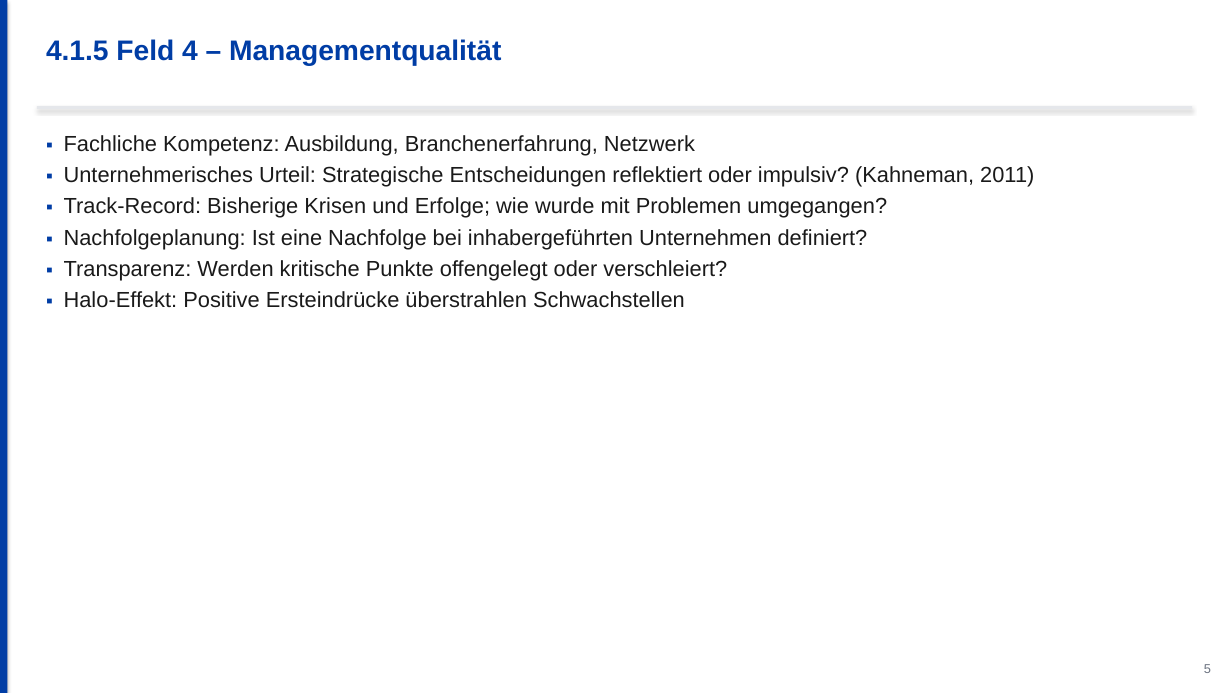
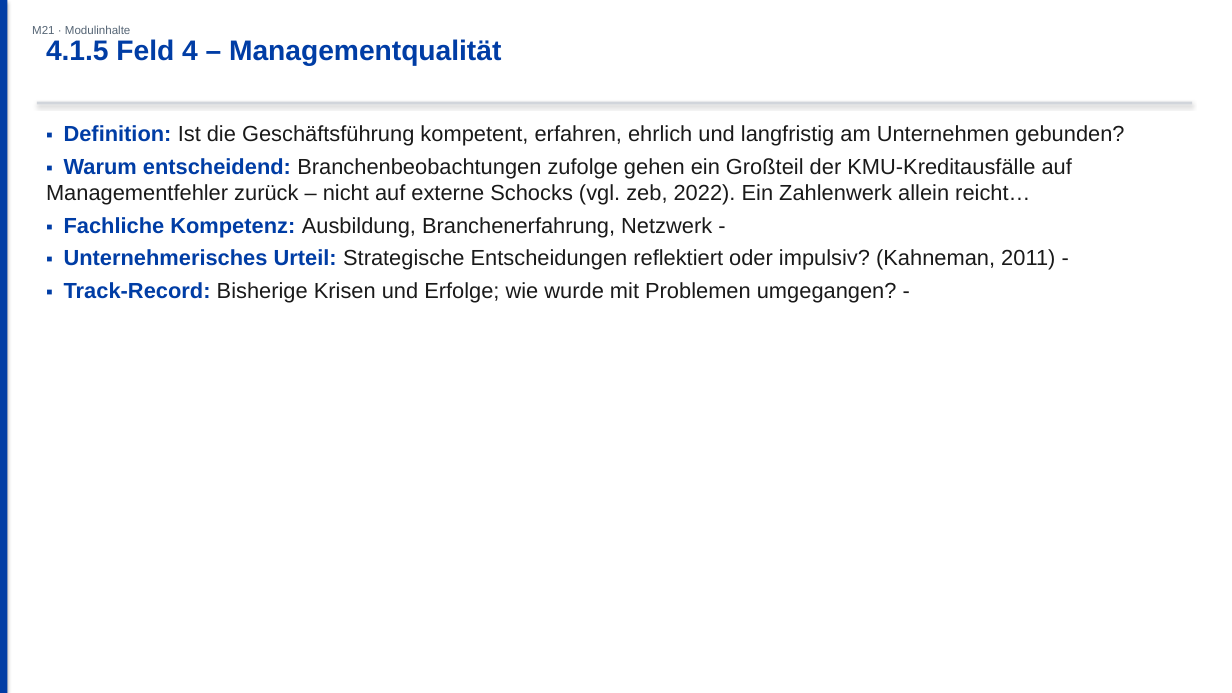
Before and after one commit to ck5rqc47pr-byte/firmenkundenakademie-online, a slide deck: slide 9 of public/downloads/praesentation/M21.pptx (slide 7 before the commit). Drawn at 1232x693 pixels with LibreOffice and Linux fonts; fonts in the diff are those of the drawing. Boxes give left, top, right and bottom in pixels: in the first picture for what was removed or moved away, otherwise in the second. Text is boxed around its words. In the diff, an @@ line names an element or a change of style, - is before the commit and + after.

```diff
--- a/public/downloads/praesentation/M21.pptx
+++ b/public/downloads/praesentation/M21.pptx
@@ text added at <box>32,25,131,34</box>, 9 pt, text #556575 @@
+M21 · Modulinhalte
@@ rectangle: place and size @@
-rectangle at <box>37,106,1192,109</box>
+rectangle at <box>37,102,1192,104</box>
@@ rectangle at <box>37,102,1192,104</box>: fill #E5E7EB to #D1D5DB @@
@@ text at <box>46,125,1124,303</box>: text changed @@
-▪ Fachliche Kompetenz: Ausbildung, Branchenerfahrung, Netzwerk
-▪ Unternehmerisches Urteil: Strategische Entscheidungen reflektiert oder impulsiv? (Kahneman, 2011)
-▪ Track-Record: Bisherige Krisen und Erfolge; wie wurde mit Problemen umgegangen?
-▪ Nachfolgeplanung: Ist eine Nachfolge bei inhabergeführten Unternehmen definiert?
-▪ Transparenz: Werden kritische Punkte offengelegt oder verschleiert?
-▪ Halo-Effekt: Positive Ersteindrücke überstrahlen Schwachstellen
+▪ Definition: Ist die Geschäftsführung kompetent, erfahren, ehrlich und langfristig am Unternehmen gebunden?
+▪ Warum entscheidend: Branchenbeobachtungen zufolge gehen ein Großteil der KMU-Kreditausfälle auf Managementfehler zurück – nicht auf externe Schocks (vgl. zeb, 2022). Ein Zahlenwerk allein reicht…
+▪ Fachliche Kompetenz: Ausbildung, Branchenerfahrung, Netzwerk -
+▪ Unternehmerisches Urteil: Strategische Entscheidungen reflektiert oder impulsiv? (Kahneman, 2011) -
+▪ Track-Record: Bisherige Krisen und Erfolge; wie wurde mit Problemen umgegangen? -
@@ text removed at <box>1204,664,1211,673</box> @@
-5
```
Also in this commit, not shown: 12 other slides changed, 23 slides added, 14 slides removed, 23 other files.
